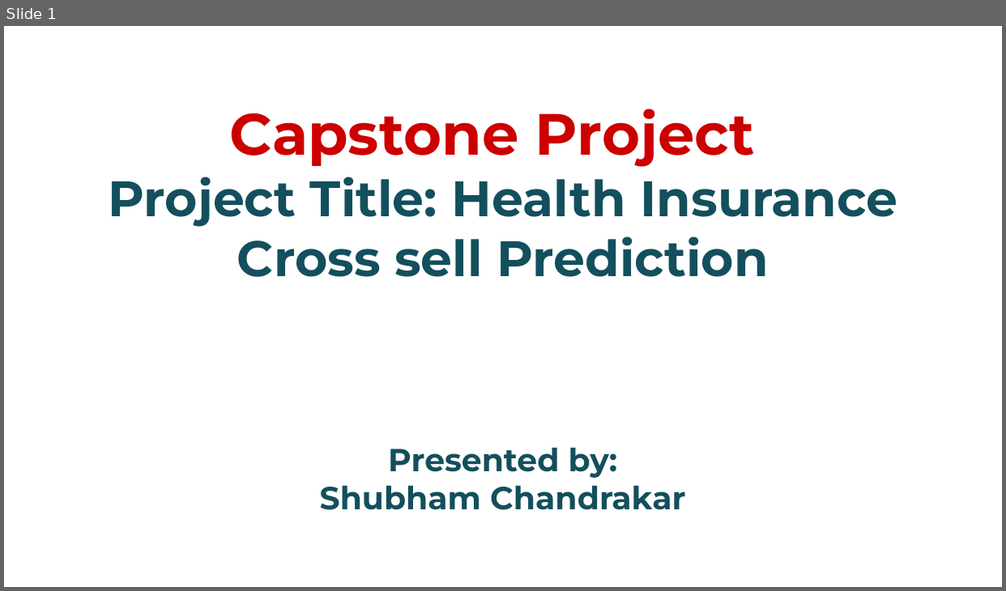
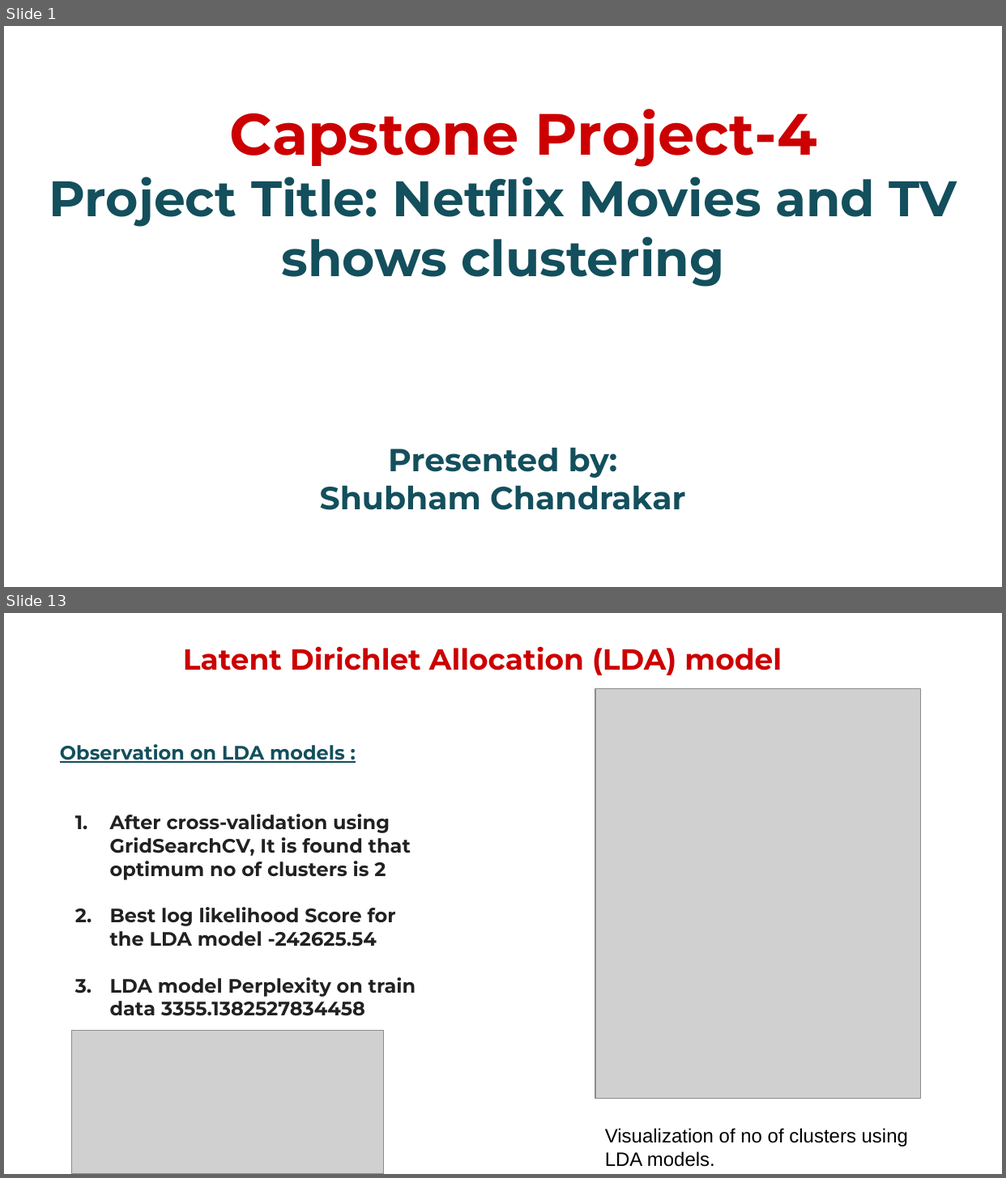
Before and after one commit to chandrakar-shubham/health-insurance-cross-sell-prediction, a slide deck: Project_presentation.pptx. Shown one above the other, each under a label of ours: slide 1 before the commit, slides 1 and 13 after it; the slides between them are not shown. The pictures are 1006x591 and 1006x1178 pixels, drawn with LibreOffice and Linux fonts; fonts in the diff are those of the drawing; grey boxes stand for pictures; background and template pictures are left out. Boxes give left, top, right and bottom in pixels: in the first picture for what was removed or moved away, otherwise in the second. Text is boxed around its words. In the diff, an @@ line names an element or a change of style, - is before the commit and + after.

```diff
--- a/Project_presentation.pptx
+++ b/Project_presentation.pptx
@@ slide 13 added at (4, 613, 1002, 1174), background #FFFFFF @@
@@ text added at (183, 646, 782, 675), 21 pt, text #CC0000, bold @@
+Latent Dirichlet Allocation (LDA) model
@@ picture added at (596, 689, 921, 1099) @@
@@ text added at (60, 744, 415, 1016), 14 pt, text #212121, bold @@
+Observation on LDA models :
+1. After cross-validation using GridSearchCV, It is found that optimum no of clusters is 2
+2. Best log likelihood Score for the LDA model -242625.54
+3. LDA model Perplexity on train data 3355.1382527834458
@@ picture added at (72, 1030, 383, 1174) @@
@@ text added at (605, 1128, 908, 1167), 14 pt, text #000000 @@
+Visualization of no of clusters using LDA models.
@@ slide 1 changed as well @@
@@ title at (49, 109, 957, 287): text changed @@
-Capstone Project
-Project Title: Health Insurance Cross sell Prediction
+Capstone Project-4
+Project Title: Netflix Movies and TV shows clustering
```
Also in this commit, not shown: 15 other slides added, 22 slides removed.
